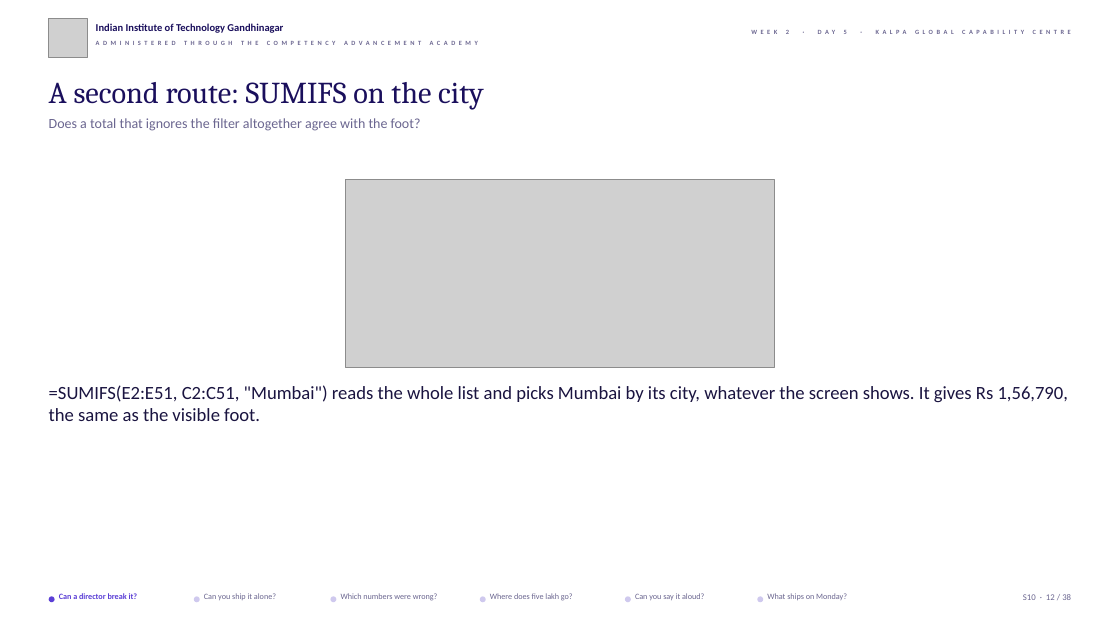
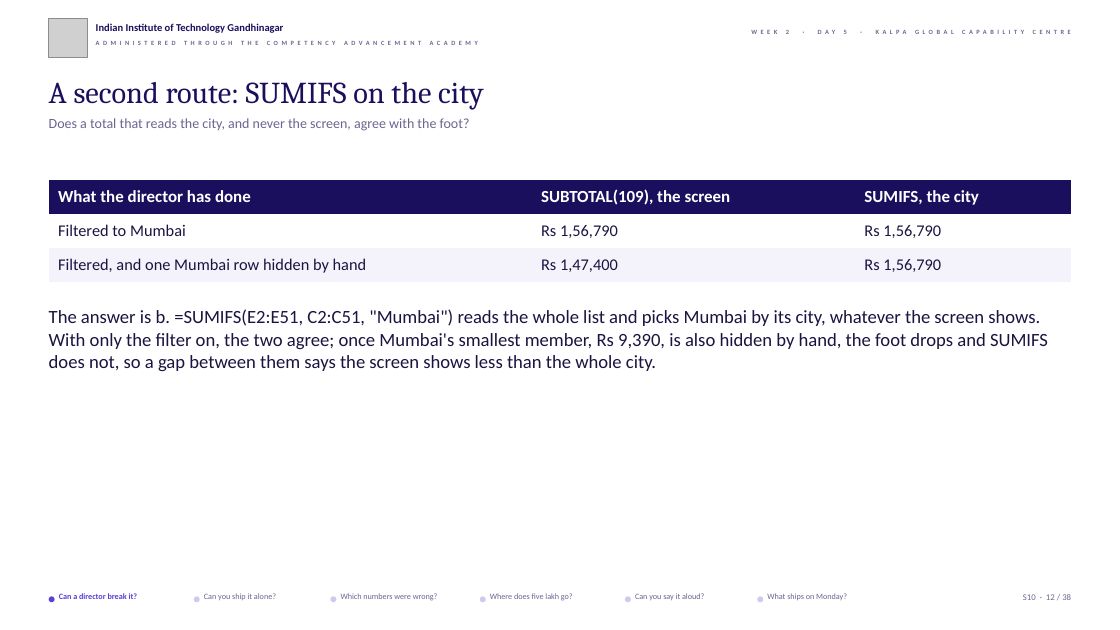
Before and after one commit to fde-academy-lab/c2-content-factory, a slide deck: slide 12 of content/W02/D5/slides/C2_W02_D05_half2_STUDENT.pptx. Drawn at 1120x630 pixels with LibreOffice and Linux fonts; fonts in the diff are those of the drawing; grey boxes stand for pictures; background and template pictures are left out. Boxes give left, top, right and bottom in pixels: in the first picture for what was removed or moved away, otherwise in the second. Text is boxed around its words. In the diff, an @@ line names an element or a change of style, - is before the commit and + after.

```diff
--- a/content/W02/D5/slides/C2_W02_D05_half2_STUDENT.pptx
+++ b/content/W02/D5/slides/C2_W02_D05_half2_STUDENT.pptx
@@ text at box(49, 118, 470, 131): text changed @@
-Does a total that ignores the filter altogether agree with the foot?
+Does a total that reads the city, and never the screen, agree with the foot?
@@ table added at box(49, 180, 1071, 281), 3 rows, 3 columns @@
+What the director has done | SUBTOTAL(109), the screen | SUMIFS, the city
+Filtered to Mumbai | Rs 1,56,790 | Rs 1,56,790
+Filtered, and one Mumbai row hidden by hand | Rs 1,47,400 | Rs 1,56,790
@@ picture removed at box(345, 180, 775, 367) @@
@@ text at box(49, 309, 1048, 371): text changed @@
-=SUMIFS(E2:E51, C2:C51, "Mumbai") reads the whole list and picks Mumbai by its city, whatever the screen shows. It gives Rs 1,56,790, the same as the visible foot.
+The answer is b. =SUMIFS(E2:E51, C2:C51, "Mumbai") reads the whole list and picks Mumbai by its city, whatever the screen shows. With only the filter on, the two agree; once Mumbai's smallest member, Rs 9,390, is also hidden by hand, the foot drops and SUMIFS does not, so a gap between them says the screen shows less than the whole city.
```
Also in this commit, not shown: 26 other slides changed, 3 other files.
